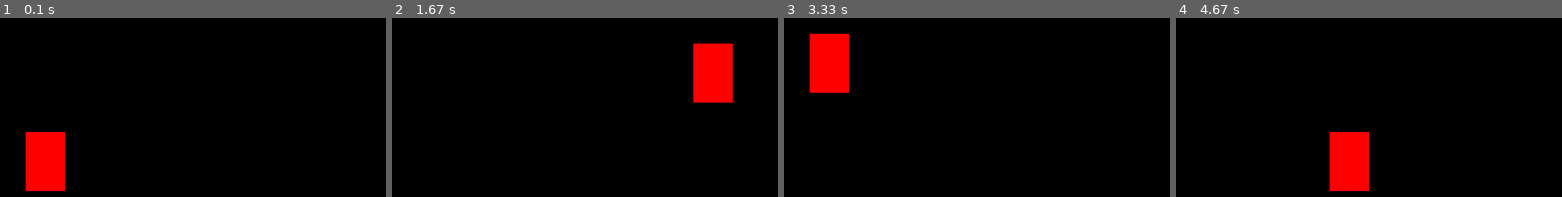
Above: before the commit, frames 1-4 (left to right).
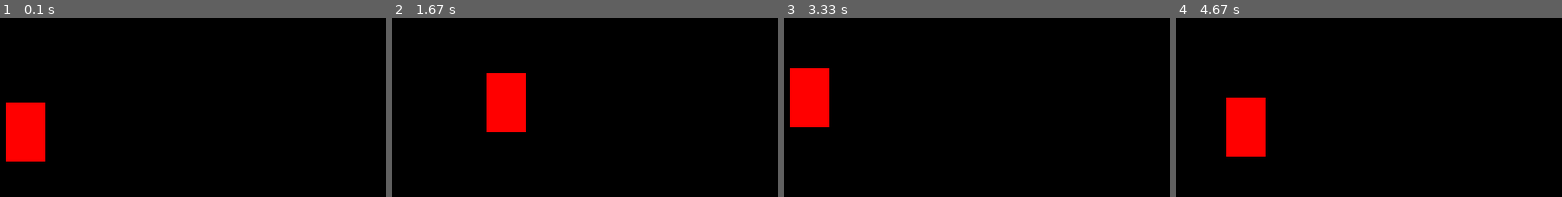
Above: after the commit, the same moments.

Repository: Kaifungamedev/stackoverflow-answers-examples
Game: pygame game, started from python/pygame_keymap/pygame-keymap-example.py
Two runs of this game, one before a commit and one after it. Both use one fixed random seed, a clock stepped at 60 frames per second and the inputs below.
Inputs:
- Up to frame 1 (0.1 s): no input
- Up to frame 2 (1.67 s): hold Right 0.33-0.8 s; hold Up 0.83-1.13 s; hold Right 1.17-1.63 s
- Up to frame 3 (3.33 s): hold Left 1.67-2.2 s; hold Down 2.23-2.53 s; hold Left 2.57-2.97 s; hold Up from 3 s (still down)
- Up to frame 4 (4.67 s): release Up at 3.37 s; hold Right 3.4-4.03 s; hold Down 4.07-4.43 s; hold Left from 4.47 s (still down)

The runs differ from the first frame. In frame 1, 5.0% of the frame differs, in the area x 1-17%, y 47-97%; in frame 2, 6.7%, in the area x 24-89%, y 14-64%; in frame 3, 5.3%; in frame 4, 6.7%.

Commit message:
modified:   python/pygame_keymap/pygame-keymap-example.py

Diff:
--- a/python/pygame_keymap/pygame-keymap-example.py
+++ b/python/pygame_keymap/pygame-keymap-example.py
@@ -1,53 +1,37 @@
 import pygame
+
 pygame.init()
-
-screen_width = 800
-screen_height = 600
-win = pygame.display.set_mode((screen_width, screen_height))
-pygame.display.set_caption("key map test")
+win = pygame.display.set_mode((800, 600))
 clock = pygame.time.Clock()
-FPS = 60
-x = screen_width / 2
-y = screen_height / 2
-width = 40
-height = 60
+rect = pygame.Rect(0, 0, 40, 60)
+rect.center = win.get_rect().center
 vel = 5
-
-run = True
 
 class KeyMap():
     def __init__(self):
         self.keys = pygame.key.get_pressed()
-    def Left(self):
+    def left(self):
         return self.keys[pygame.K_LEFT] or self.keys[pygame.K_a]
-    def Right(self):
+    def right(self):
         return self.keys[pygame.K_RIGHT] or self.keys[pygame.K_d]
-    def Down(self):
+    def down(self):
         return self.keys[pygame.K_DOWN] or self.keys[pygame.K_s]
-    def Up(self):
+    def up(self):
         return self.keys[pygame.K_UP] or self.keys[pygame.K_w]
-#thanks to Rabbid76 from stack overflow for helping me clearing a bug
 
+run = True
 while run:
-    clock.tick(FPS)
-
+    clock.tick(20)
     for event in pygame.event.get():
         if event.type == pygame.QUIT:
             run = False
 
-    if KeyMap().Left():
-        x -= vel
+    key_map = KeyMap()
+    rect.x += (key_map.right() - key_map.left()) * vel
+    rect.y += (key_map.down() - key_map.up()) * vel
 
-    if KeyMap().Right():
-        x += vel
-
-    if KeyMap().Up():
-        y -= vel
-    if KeyMap().Down():
-        y += vel
-
-    win.fill((0, 0, 0))  # Fills the screen with black
-    pygame.draw.rect(win, (255, 0, 0), (x, y, width, height))
+    win.fill((0, 0, 0))
+    pygame.draw.rect(win, (255, 0, 0), rect)
     pygame.display.update()
 
 pygame.quit()
